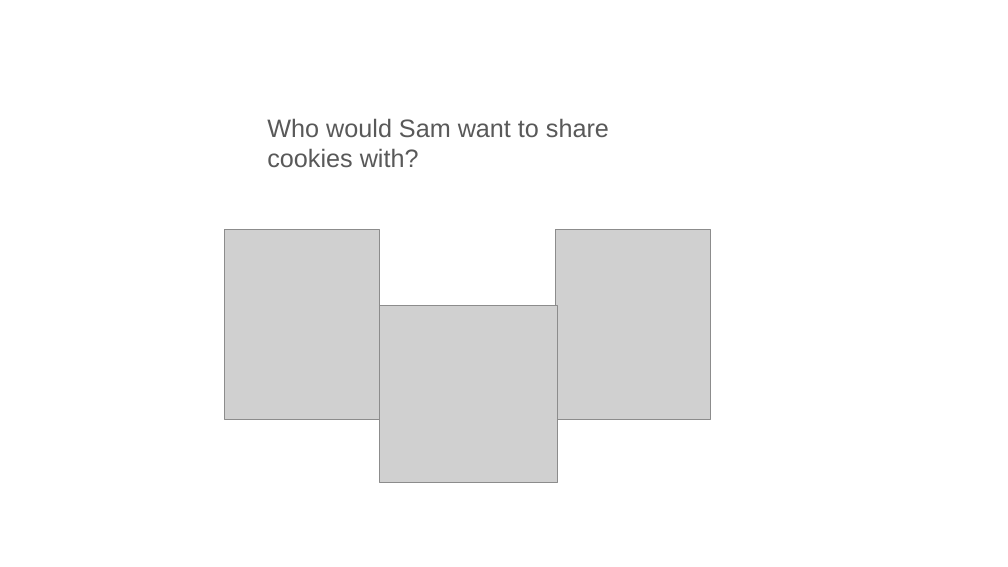
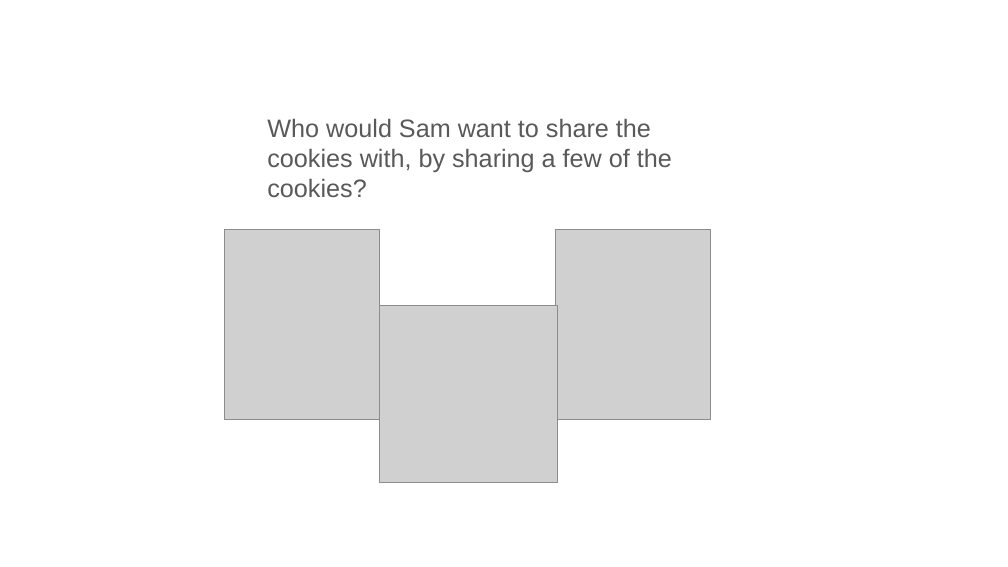
Before and after one commit to ashleyjthomas/OMIT, a slide deck: slide 9 of 3. Stimuli/OMIT3 Disclosure Ladder/OMIT3 Four Trials A.pptx. Drawn at 1008x567 pixels with LibreOffice and Linux fonts; fonts in the diff are those of the drawing; grey boxes stand for pictures. Boxes give left, top, right and bottom in pixels: in the first picture for what was removed or moved away, otherwise in the second. Text is boxed around its words. In the diff, an @@ line names an element or a change of style, - is before the commit and + after.

```diff
--- a/3. Stimuli/OMIT3 Disclosure Ladder/OMIT3 Four Trials A.pptx
+++ b/3. Stimuli/OMIT3 Disclosure Ladder/OMIT3 Four Trials A.pptx
@@ text at [267, 118, 672, 197]: text changed @@
-Who would Sam want to share cookies with?
+Who would Sam want to share the cookies with, by sharing a few of the cookies?
```
Also in this commit, not shown: 1 other slide changed, 30 other files.
